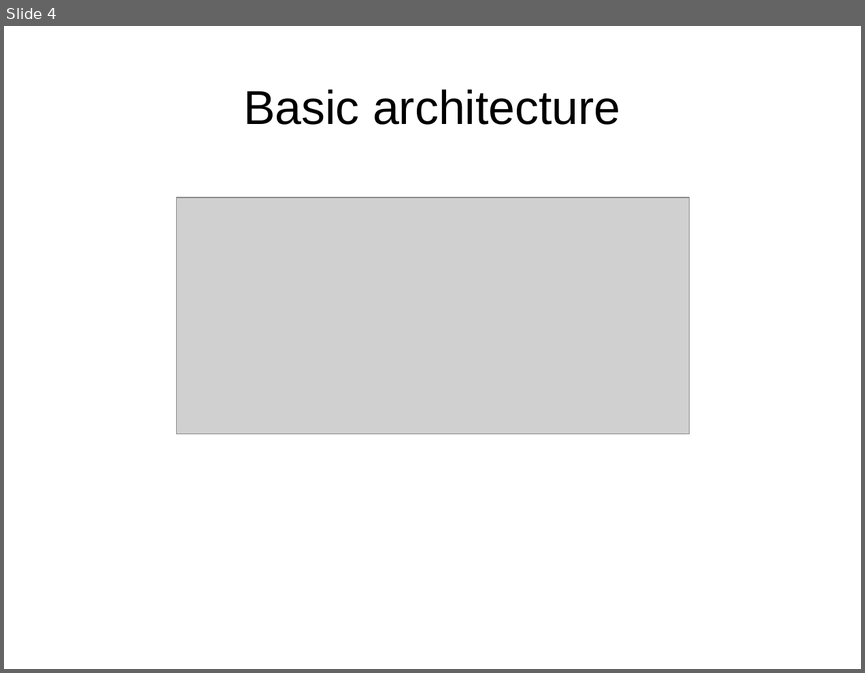
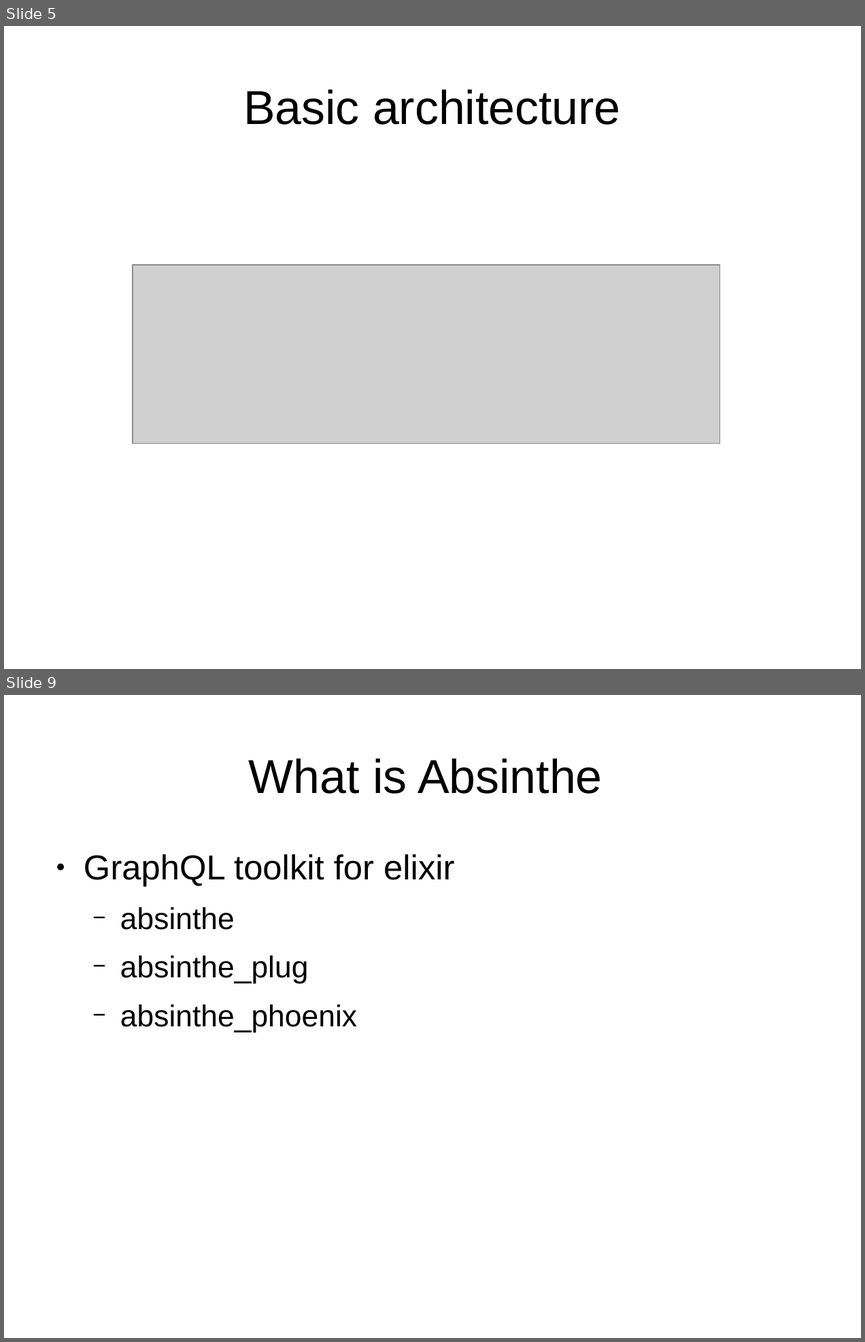
Before and after one commit to ramortegui/talks, a slide deck: elixir-absinthe-basics.odp. Shown one above the other, each under a label of ours: slide 4 before the commit, slides 5 and 9 after it; the slides between them are not shown. The pictures are 865x673 and 865x1342 pixels, drawn with LibreOffice and Linux fonts; fonts in the diff are those of the drawing; grey boxes stand for pictures. Boxes give left, top, right and bottom in pixels: in the first picture for what was removed or moved away, otherwise in the second. Text is boxed around its words. In the diff, an @@ line names an element or a change of style, - is before the commit and + after.

Commit message:
Update presentation and add sample images.

```diff
--- a/elixir-absinthe-basics.odp
+++ b/elixir-absinthe-basics.odp
@@ slide 9 added at (4, 695, 861, 1338), background #FFFFFF @@
@@ title added at (249, 758, 602, 794), 44 pt, text #000000 @@
+What is Absinthe
@@ text added at (84, 854, 454, 1032), 28 pt, text #000000 @@
+● GraphQL toolkit for elixir
+  − absinthe
+  − absinthe_plug
+  − absinthe_phoenix
@@ what was slide 4 is now slide 5 @@
@@ slide 5 changed as well @@
@@ picture: place and size @@
-picture at (176, 197, 689, 433)
+picture at (133, 265, 720, 444)
```
Also in this commit, not shown: 3 other slides changed, 23 other slides added, 3 slides removed.
